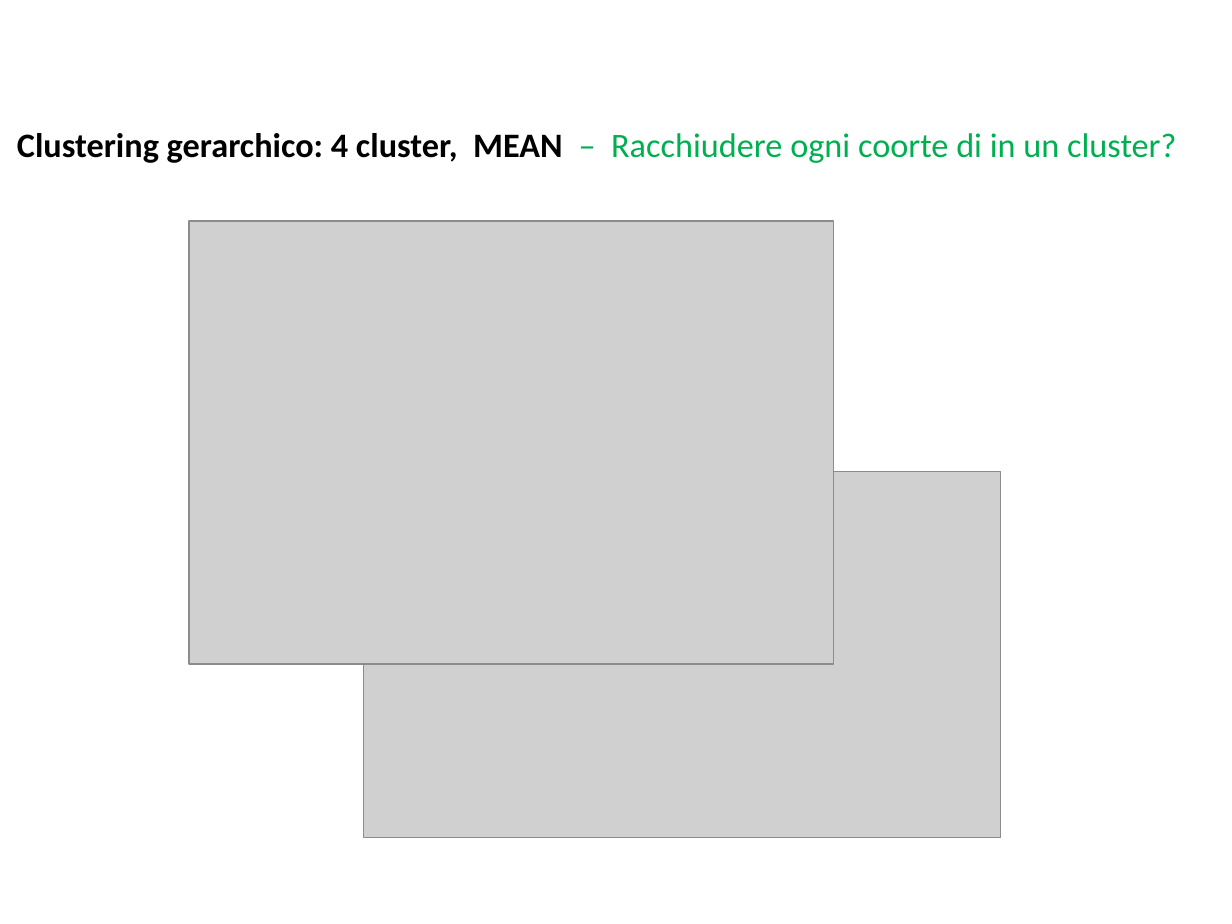
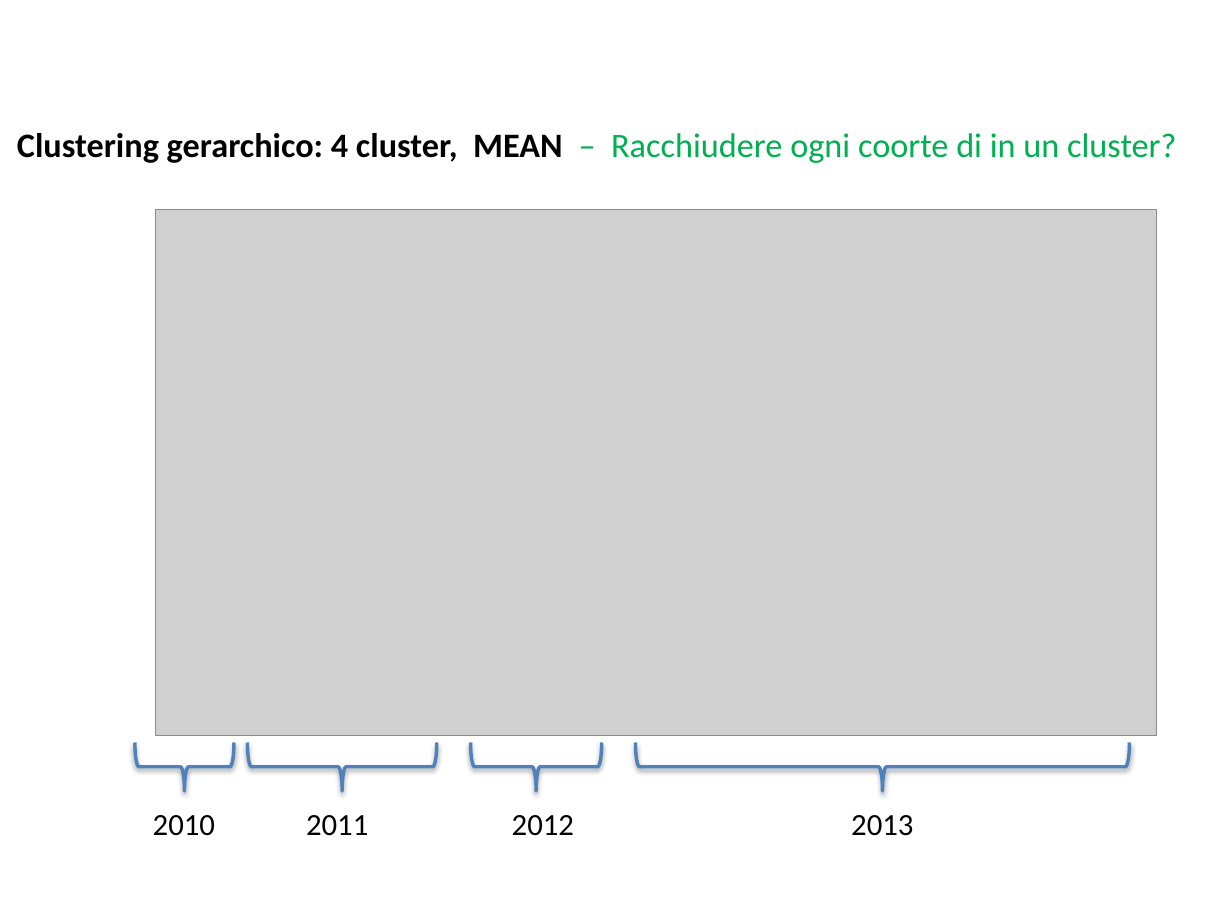
Before and after one commit to BlacknDecker/unifi, a slide deck: slide 64 of relazione.pptx (slide 67 before the commit). Drawn at 1232x924 pixels with LibreOffice and Linux fonts; fonts in the diff are those of the drawing; grey boxes stand for pictures; background and template pictures are left out. Boxes give left, top, right and bottom in pixels: in the first picture for what was removed or moved away, otherwise in the second. Text is boxed around its words. In the diff, an @@ line names an element or a change of style, - is before the commit and + after.

```diff
--- a/relazione.pptx
+++ b/relazione.pptx
@@ picture: place and size @@
-picture at <box>363,472,1000,838</box>
+picture at <box>155,209,1157,736</box>
@@ picture removed at <box>190,221,834,664</box> @@
@@ right brace added at <box>135,742,233,790</box>, outline #4F81BD 2 pt @@
@@ right brace added at <box>247,744,437,792</box>, outline #4F81BD 2 pt @@
@@ right brace added at <box>469,743,601,791</box>, outline #4F81BD 2 pt @@
@@ right brace added at <box>636,743,1130,791</box>, outline #4F81BD 2 pt @@
@@ text added at <box>153,815,215,836</box>, 18 pt, text #000000 @@
+2010
@@ text added at <box>306,815,368,836</box>, 18 pt, text #000000 @@
+2011
@@ text added at <box>512,815,574,836</box>, 18 pt, text #000000 @@
+2012
@@ text added at <box>851,815,913,836</box>, 18 pt, text #000000 @@
+2013
```
Also in this commit, not shown: 5 other slides changed, 6 slides added, 7 other files.
